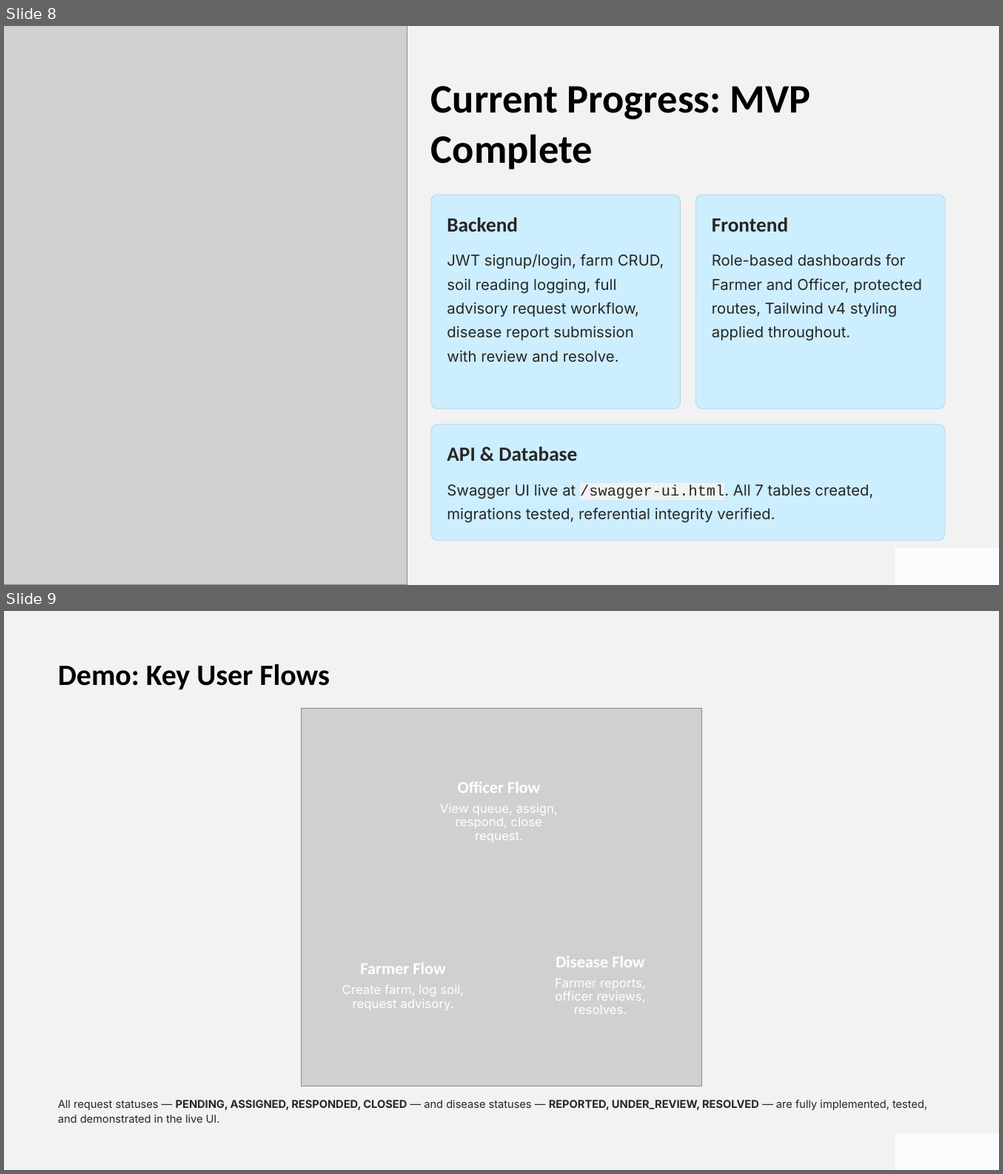
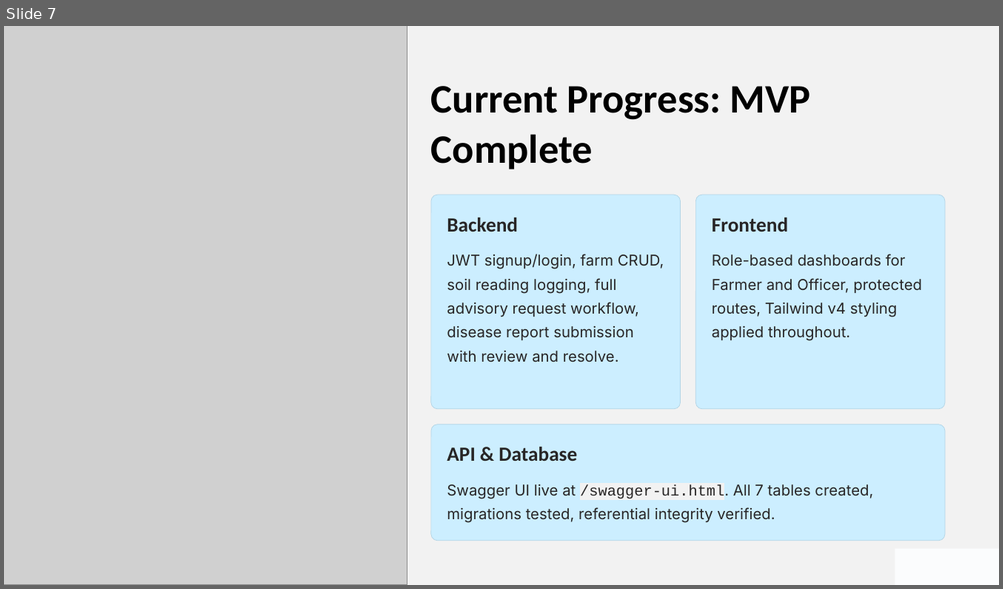
Before and after one commit to CodeTitan-S/crop-advisory-platform, a slide deck: docs/Crop-Advisory-and-Farming-Guidance-Platform.pptx. Shown one above the other, each under a label of ours: slides 8 and 9 before the commit, slide 7 after it. The pictures are 1003x1174 and 1003x589 pixels, drawn with LibreOffice and Linux fonts; fonts in the diff are those of the drawing; grey boxes stand for pictures; background and template pictures are left out. Boxes give left, top, right and bottom in pixels: in the first picture for what was removed or moved away, otherwise in the second. Text is boxed around its words. In the diff, an @@ line names an element or a change of style, - is before the commit and + after.

```diff
--- a/docs/Crop-Advisory-and-Farming-Guidance-Platform.pptx
+++ b/docs/Crop-Advisory-and-Farming-Guidance-Platform.pptx
@@ slide 9 removed at box(4, 611, 999, 1170), background picture (left out); not listed: 1 template element that a slide beside it also shows @@
@@ text removed at box(58, 664, 330, 690) @@
-Demo: Key User Flows
@@ picture removed at box(301, 708, 702, 1086) @@
@@ text removed at box(458, 782, 540, 793) @@
-Officer Flow
@@ text removed at box(440, 804, 558, 840) @@
-View queue, assign, respond, close request.
@@ text removed at box(360, 963, 445, 974) @@
-Farmer Flow
@@ text removed at box(555, 957, 644, 968) @@
-Disease Flow
@@ text removed at box(342, 985, 464, 1011) @@
-Create farm, log soil, request advisory.
@@ text removed at box(555, 979, 646, 1014) @@
-Farmer reports, officer reviews, resolves.
@@ text removed at box(58, 1100, 927, 1123) @@
-All request statuses — PENDING, ASSIGNED, RESPONDED, CLOSED — and disease statuses — REPORTED, UNDER_REVIEW, RESOLVED — are fully implemented, tested, and demonstrated in the live UI.
@@ rectangle removed at box(895, 1134, 999, 1170) @@
@@ what was slide 8 is now slide 7 @@
```
Also in this commit, not shown: 1 slide changed, 2 slides added, 4 other slides removed, 31 other files.
